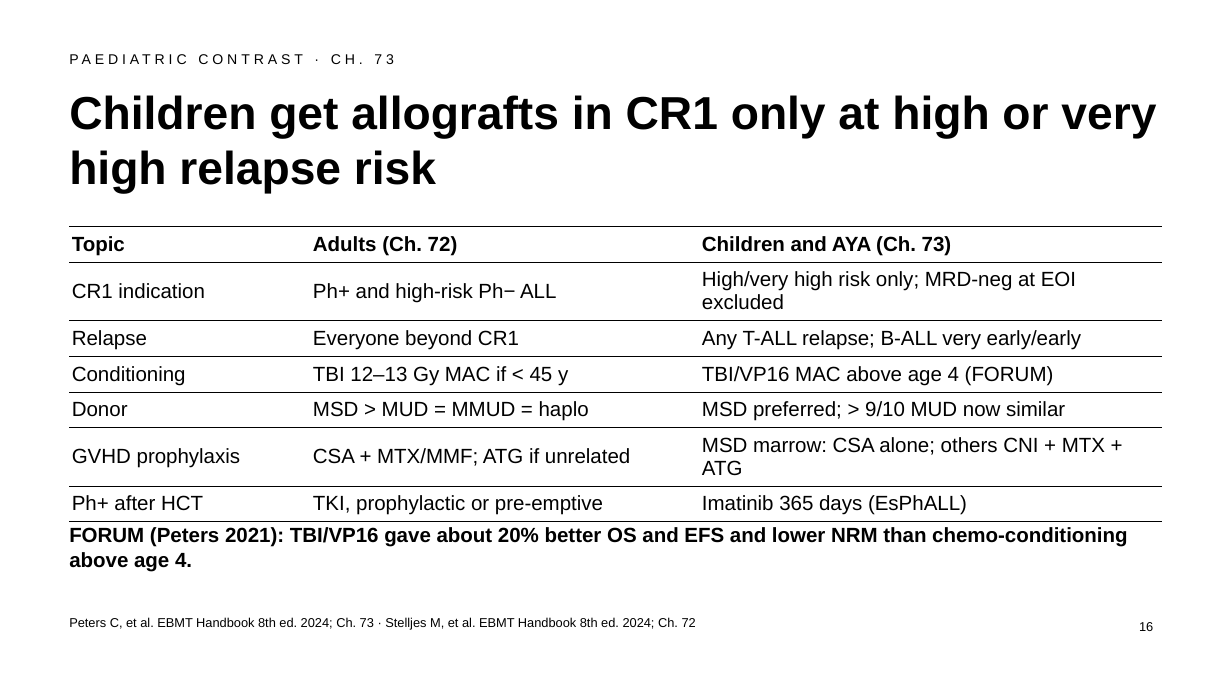
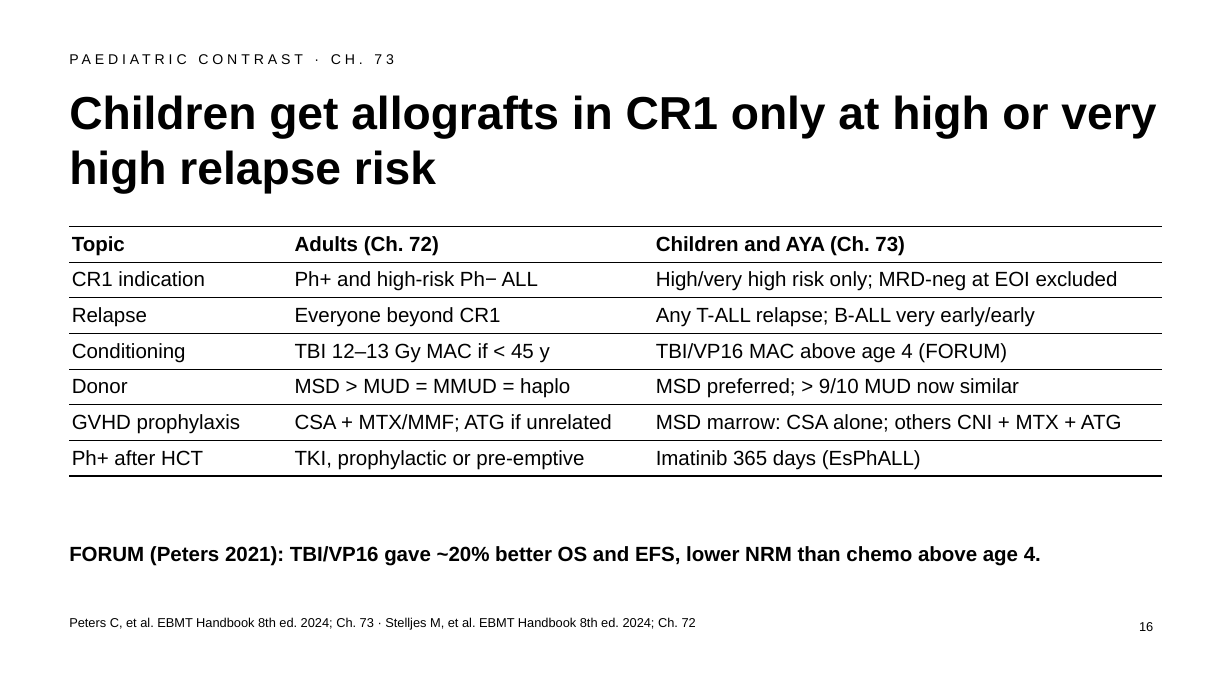
Before and after one commit to htlin222/ebmt-handbook-skill, a slide deck: slide 16 of slides/decks/s22-all.pptx. Drawn at 1232x693 pixels with LibreOffice and Linux fonts; fonts in the diff are those of the drawing. Boxes give left, top, right and bottom in pixels: in the first picture for what was removed or moved away, otherwise in the second. Text is boxed around its words. In the diff, an @@ line names an element or a change of style, - is before the commit and + after.

```diff
--- a/slides/decks/s22-all.pptx
+++ b/slides/decks/s22-all.pptx
@@ table: place and size @@
-table at <box>69,226,1163,519</box>
+table at <box>69,226,1163,474</box>
@@ text at <box>69,546,1041,565</box>: text changed @@
-FORUM (Peters 2021): TBI/VP16 gave about 20% better OS and EFS and lower NRM than chemo-conditioning above age 4.
+FORUM (Peters 2021): TBI/VP16 gave ~20% better OS and EFS, lower NRM than chemo above age 4.
```
Also in this commit, not shown: 4 other slides changed, 11 other files.
